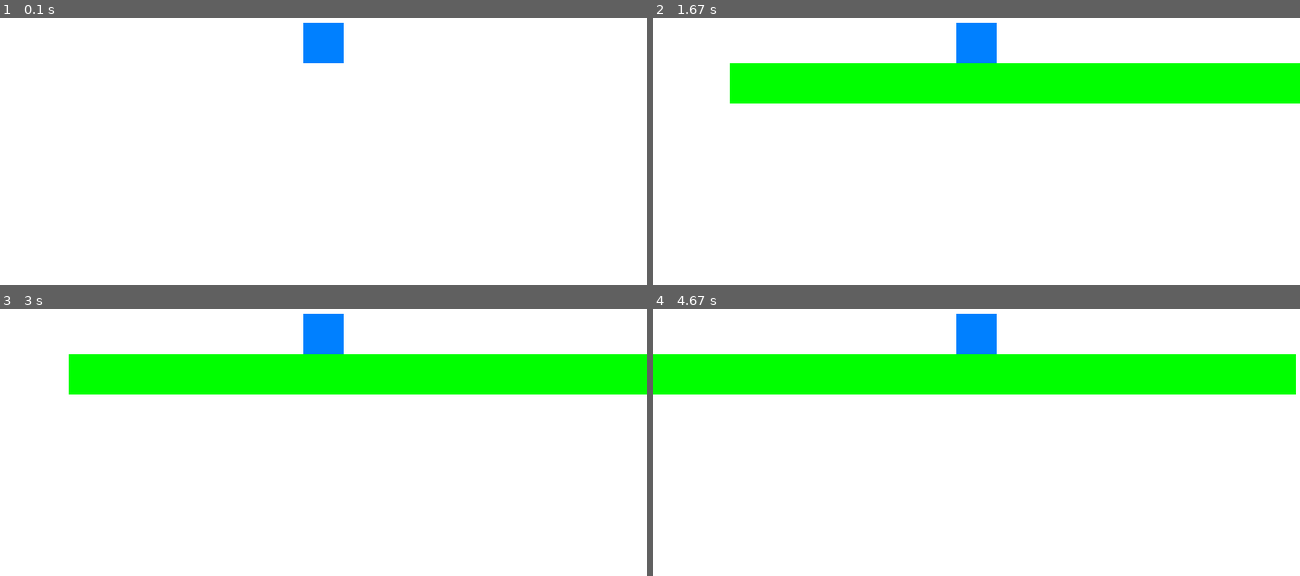
Above: before the commit, frames 1-4 (two rows, left to right).
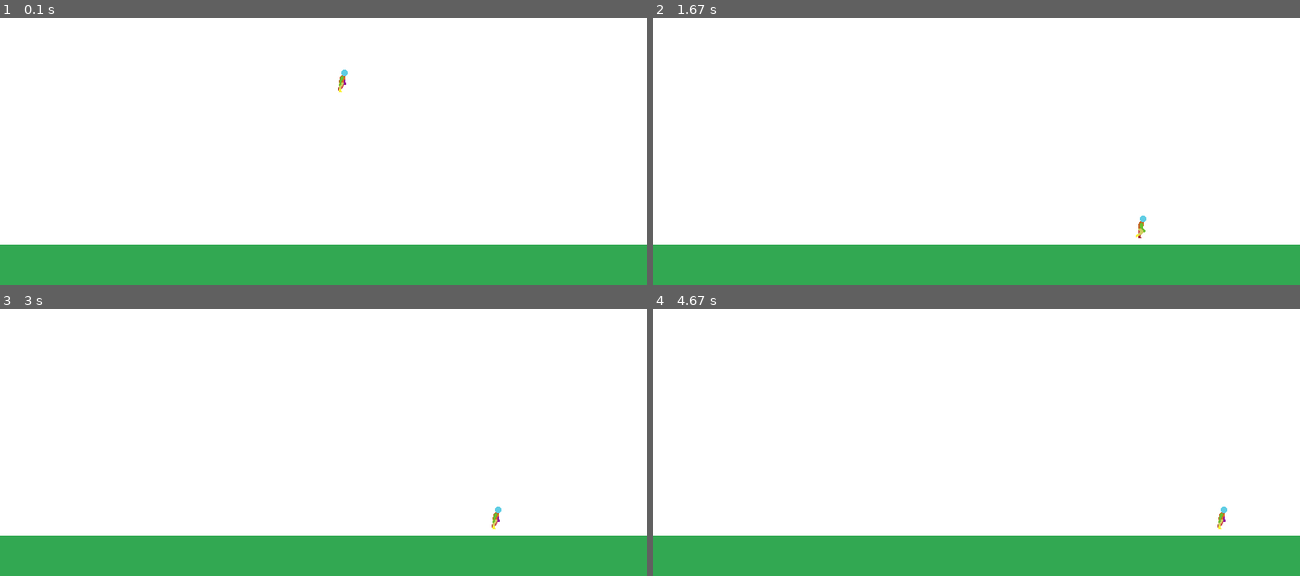
Above: after the commit, the same moments.

Repository: TaaviKodari/2023SyksyKe1715_BlackBelt_Stars_Pygame_Tasoloikka
Game: pygame game, started from main.py
Same seed, same stepped clock (60 frames per second), same inputs: the game is played once before the commit and once after it.
Inputs:
- Up to frame 1 (0.1 s): no input
- Up to frame 2 (1.67 s): hold Right 0.33-0.8 s; hold Right 0.83-1.3 s; hold Left from 1.33 s (still down)
- Up to frame 3 (3 s): release Left at 1.87 s; hold Left 1.9-2.3 s; hold Right 2.33-2.97 s
- Up to frame 4 (4.67 s): hold Left 3-3.47 s; hold Right 3.5-3.97 s; hold Right 4-4.47 s; hold Left from 4.5 s (still down)

The runs differ from the first frame. In frame 1, 16% of the frame differs, in the area x 0-100%, y 1-100%; in frame 2, 29%; in frame 3, 30%; in frame 4, 31%.

Commit message:
new spritesheet system

Diff:
--- a/camera.py
+++ b/camera.py
@@ -19,3 +19,36 @@
         # y = max(-(self.level_height - self.height), y)
 
         self.camera = pygame.Rect(x, y, self.width, self.height)
+
+class CameraGroup(pygame.sprite.Group):
+    def __init__(self):
+        super().__init__()
+        self.display_surface = pygame.display.get_surface()
+        self.offset = pygame.math.Vector2()
+        self.half_w = self.display_surface.get_size()[0] // 2
+        self.half_h = self.display_surface.get_size()[1] // 2
+        self.zoom_scale = 1
+        self.internal_surf_size = (2500, 2500)
+        self.internal_surf = pygame.Surface(self.internal_surf_size, pygame.SRCALPHA)
+        self.internal_rect = self.internal_surf.get_rect(center=(self.half_w, self.half_h))
+        self.internal_surface_size_vector = pygame.math.Vector2(self.internal_surf_size)
+        self.internal_offset = pygame.math.Vector2()
+        self.internal_offset.x = self.internal_surf_size[0] // 2 - self.half_w
+        self.internal_offset.y = self.internal_surf_size[1] // 2 - self.half_h
+
+    def apply(self, entity):
+        return entity.rect.move(self.offset.x, self.offset.y)
+
+    def update(self):
+        # Update logic for camera movement, zoom, etc.
+        pass
+
+    def custom_draw(self, player):
+        self.internal_surf.fill('#71ddee')
+        for sprite in sorted(self.sprites(), key=lambda sprite: sprite.rect.centery):
+            offset_pos = sprite.rect.topleft - self.offset + self.internal_offset
+            self.internal_surf.blit(sprite.image, offset_pos)
+
+        scaled_surf = pygame.transform.scale(self.internal_surf, self.internal_surface_size_vector * self.zoom_scale)
+        scaled_rect = scaled_surf.get_rect(center=(self.half_w, self.half_h))
+        self.display_surface.blit(scaled_surf, scaled_rect)
--- /dev/null
+++ b/level.py
@@ -0,0 +1,30 @@
+import pygame
+from platform import Platform
+
+class Level:
+    def __init__(self):
+        """Constructor for the level."""
+        self.platforms = pygame.sprite.Group()
+
+    def update(self):
+        """Update everything in this level."""
+        self.platforms.update()
+
+    def draw(self, screen, camera):
+        """Draw everything on this level."""
+        for platform in self.platforms:
+            screen.blit(platform.image, camera.apply(platform))
+
+    # You can add more methods to add enemies, items, etc.
+
+class Level_01(Level):
+    def __init__(self):
+        super().__init__()
+
+        # Define level layout
+        # You can add more platforms or other elements specific to this level
+        ground = Platform(0, 550, 800, 50)
+        platform1 = Platform(200, 400, 150, 30)
+        platform2 = Platform(400, 300, 150, 30)
+
+        self.platforms.add(ground, platform1, platform2)
--- a/main.py
+++ b/main.py
@@ -1,7 +1,5 @@
 import pygame
-from player import Player
-from camera import Camera
-from platform_1 import Platform
+from pygame.locals import *
 
 # Initialize pygame
 pygame.init()
@@ -9,49 +7,98 @@
 # Constants
 SCREEN_WIDTH = 800
 SCREEN_HEIGHT = 600
+PLAYER_SPEED = 5
 
 # Colors
 WHITE = (255, 255, 255)
 
-# Screen and clock setup
+# Screen setup
 screen = pygame.display.set_mode((SCREEN_WIDTH, SCREEN_HEIGHT))
-pygame.display.set_caption("2D Platformer")
-clock = pygame.time.Clock()
+pygame.display.set_caption('2D Platformer')
 
-# Create player and camera
-player = Player()
-camera = Camera(SCREEN_WIDTH, SCREEN_HEIGHT)
-platforms = pygame.sprite.Group()
-ground = Platform(0,SCREEN_HEIGHT -50, SCREEN_WIDTH,50)
-platforms.add(ground)
+class Ground(pygame.sprite.Sprite):
+    def __init__(self):
+        super().__init__()
+        self.image = pygame.Surface((SCREEN_WIDTH, 50))  # Width of screen and height of 50 pixels
+        self.image.fill((50, 168, 82))  # A green color for the ground
+        self.rect = self.image.get_rect()
+        self.rect.bottom = SCREEN_HEIGHT  # Position the ground at the bottom of the screen
 
-running = True
-while running:
-    for event in pygame.event.get():
-        if event.type == pygame.QUIT:
-            running = False
-        elif event.type == pygame.KEYDOWN:
-            if event.key == pygame.K_LEFT:
-                player.move_left()
-            elif event.key == pygame.K_RIGHT:
-                player.move_right()
-        elif event.type == pygame.KEYUP:
-            if event.key == pygame.K_LEFT or event.key == pygame.K_RIGHT:
-                player.stop()
 
-    # Update
-    player.update(platforms)
-    camera.update(player)
+class Player(pygame.sprite.Sprite):
+    def __init__(self, spritesheet_path):
+        super().__init__()
+        self.spritesheet = pygame.image.load(spritesheet_path).convert_alpha()
+        self.frame_index = 0
+        self.frame_delay = 5  # Adjust this for faster/slower animation
+        self.frame_timer = 0  # Initialize frame_timer here
+        self.image = self.get_image(0)  # Start with the idle frame
+        self.rect = self.image.get_rect()
+        self.rect.x = SCREEN_WIDTH // 2
+        self.rect.y = SCREEN_HEIGHT // 2
+        self.moving = False
+        # Apply gravity
+        self.vel_y = 0  # Vertical velocity
+        self.gravity = 1  # Gravity strength, adjust as needed
 
-    # Draw
-    screen.fill(WHITE)
-    player.draw(screen, camera)
 
-    for platform in platforms:
-        screen.blit(platform.image, camera.apply(platform))
-    # Draw other game objects here...
+    def get_image(self, frame_index):
+        """Extracts a single sprite from the spritesheet."""
+        width = 48
+        height = 48
+        image = pygame.Surface((width, height))
+        image.blit(self.spritesheet, (0, 0), (frame_index * width, 0, width, height))
+        image.set_colorkey((0,0,0))
+        return image.convert_alpha()
 
-    pygame.display.flip()
-    clock.tick(60)
+    def update(self):
+        keys = pygame.key.get_pressed()
+        if keys[K_LEFT]:
+            self.rect.x -= PLAYER_SPEED
+            self.moving = True
+        elif keys[K_RIGHT]:
+            self.rect.x += PLAYER_SPEED
+            self.moving = True
+        else:
+            self.moving = False
 
-pygame.quit()
+      # Update the sprite based on movement
+        if self.moving:
+            self.frame_timer += 1
+            if self.frame_timer > self.frame_delay:
+                self.frame_timer = 0
+                self.frame_index = (self.frame_index + 1) % 8  # Loop through 8 frames
+            self.image = self.get_image(self.frame_index)
+        else:
+            self.image = self.get_image(0)  # Idle frame
+        self.vel_y += self.gravity
+        self.rect.y += self.vel_y
+        if self.rect.bottom > SCREEN_HEIGHT - 50:  # 50 is the height of the ground
+            self.rect.bottom = SCREEN_HEIGHT - 50
+            self.vel_y = 0  # Reset vertical velocity when on the ground
+
+
+def main():
+    clock = pygame.time.Clock()
+    player = Player('Sprites\Asset Packs 1-3 (final)\Asset Pack-V3\PlayerWalk\PlayerWalk 48x48.png')
+    ground = Ground()
+    all_sprites = pygame.sprite.Group(player, ground)
+
+    running = True
+    while running:
+        for event in pygame.event.get():
+            if event.type == QUIT:
+                running = False
+
+        all_sprites.update()
+
+        screen.fill(WHITE)
+        all_sprites.draw(screen)
+
+        pygame.display.flip()
+        clock.tick(60)
+
+    pygame.quit()
+
+if __name__ == '__main__':
+    main()
--- a/player.py
+++ b/player.py
@@ -1,18 +1,20 @@
 import pygame
 
 class Player(pygame.sprite.Sprite):
-    GRAVITY = 0.5  # Adjust this value to change the strength of gravity
+    GRAVITY = 0  # Adjust this value to change the strength of gravity
 
-    def __init__(self):
+    def __init__(self, pos, frames):
         super().__init__()
-        self.image = pygame.Surface([50, 50])
-        self.image.fill((0, 128, 255))
-        self.rect = self.image.get_rect()
-        self.rect.x = 100
-        self.rect.y = 100
+        self.frames = frames
+        self.current_frame = 0
+        self.image = self.frames[self.current_frame]
+        self.rect = self.image.get_rect(center=pos)
         self.change_x = 0  # Velocity in the x direction
         self.change_y = 0  # Velocity in the y direction
         self.on_ground = False  # To check if the player is on a platform
+        #self.platforms = platforms  # Platforms for collision checking
+        self.animation_time = 0.1  # Time (in seconds) for each frame
+        self.current_time = 0
 
     def move_left(self):
         """Set the player's velocity to move left."""
@@ -26,7 +28,7 @@
         """Stop the player's horizontal movement."""
         self.change_x = 0
 
-    def update(self, platforms):
+    def update(self, dt):
         """Update the player's position based on velocity and check for collisions."""
         # Apply gravity
         self.change_y += self.GRAVITY
@@ -34,21 +36,24 @@
 
         # Check for collisions with platforms
         self.on_ground = False
-        hit_list = pygame.sprite.spritecollide(self, platforms, False)
-        for platform in hit_list:
-            if self.change_y > 0:
-                self.rect.bottom = platform.rect.top
-                self.on_ground = True
-                self.change_y = 0
+        #hit_list = pygame.sprite.spritecollide(self, self.platforms, False)
+        #for platform in hit_list:
+         #   if self.change_y > 0:
+          #      self.rect.bottom = platform.rect.top
+           #     self.on_ground = True
+            #    self.change_y = 0
 
         self.rect.x += self.change_x
-        hit_list = pygame.sprite.spritecollide(self, platforms, False)
-        for platform in hit_list:
-            if self.change_x > 0:
-                self.rect.right = platform.rect.left
-            elif self.change_x < 0:
-                self.rect.left = platform.rect.right
+        #hit_list = pygame.sprite.spritecollide(self, self.platforms, False)
+        #for platform in hit_list:
+         #   if self.change_x > 0:
+          #      self.rect.right = platform.rect.left
+           # elif self.change_x < 0:
+            #    self.rect.left = platform.rect.right
 
-    def draw(self, screen, camera):
-        """Draw the player on the screen, adjusted for the camera's position."""
-        screen.blit(self.image, camera.apply(self))
+        # Animation logic
+        self.current_time += dt
+        if self.current_time >= self.animation_time:
+            self.current_time = 0
+            self.current_frame = (self.current_frame + 1) % len(self.frames)
+            self.image = self.frames[self.current_frame]
Binary file added: Sprites/Asset Packs 1-3 (final)/Asset Pack-V1/Sprite Sheets/Character Idle 48x48.png
Binary file added: Sprites/Asset Packs 1-3 (final)/Asset Pack-V1/Sprite Sheets/Wall Slide 48x48.png
Binary file added: Sprites/Asset Packs 1-3 (final)/Asset Pack-V1/Sprite Sheets/player jump 48x48.png
Binary file added: Sprites/Asset Packs 1-3 (final)/Asset Pack-V1/Sprite Sheets/player land 48x48.png
Binary file added: Sprites/Asset Packs 1-3 (final)/Asset Pack-V1/Sprite Sheets/run cycle 48x48.png
Binary file added: Sprites/Asset Packs 1-3 (final)/Asset Pack-V1/Sprite Sheets/wall land 48x48.png
Binary file added: Sprites/Asset Packs 1-3 (final)/Asset Pack-V1/Tilemap/160x160 background tilemap.png
Binary file added: Sprites/Asset Packs 1-3 (final)/Asset Pack-V1/Tilemap/Basic Tilemap.png
Binary file added: Sprites/Asset Packs 1-3 (final)/Asset Pack-V2/Air Spin/player air spin 48x48.png
Binary file added: Sprites/Asset Packs 1-3 (final)/Asset Pack-V2/Crouch-Idle/Player Crouch-Idle 48x48.png
Binary file added: Sprites/Asset Packs 1-3 (final)/Asset Pack-V2/Crouch-Walk/player crouch-walk 48x48.png
Binary file added: Sprites/Asset Packs 1-3 (final)/Asset Pack-V2/Ledge Grab-Climb/player ledge climb 48x48.png
(and 38 more such lines)
